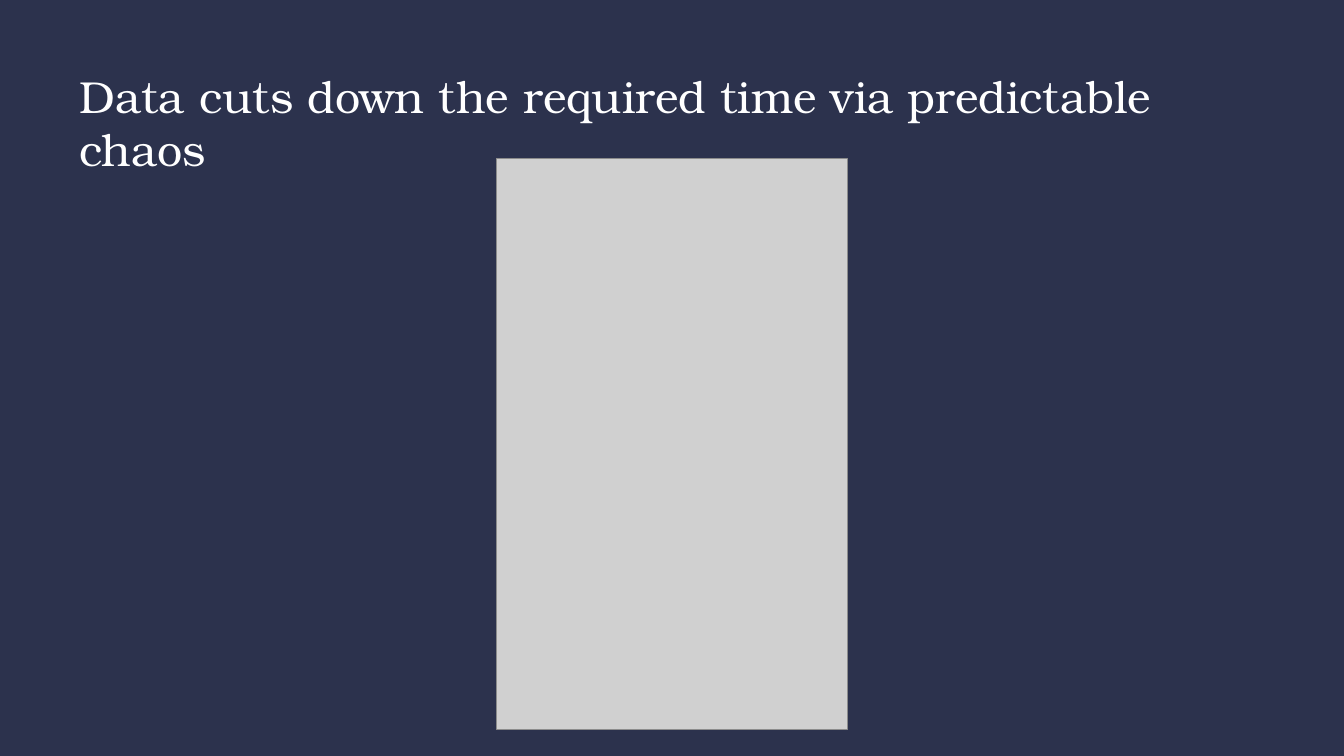
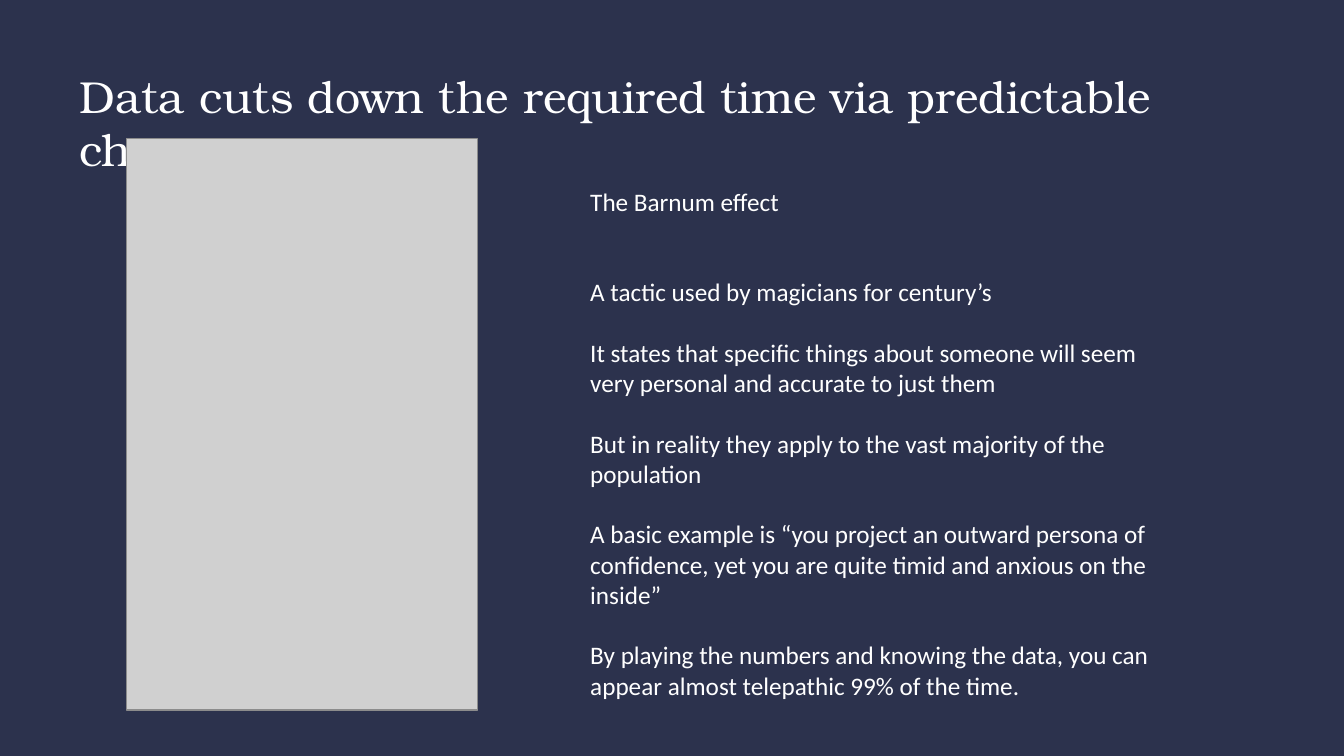
Before and after one commit to Arctic-64/codeclan_homework_JackTiberiusPatton, a slide deck: slide 3 of week_03/day_4/slides_data_presentation.pptx. Drawn at 1344x756 pixels with LibreOffice and Linux fonts; fonts in the diff are those of the drawing; grey boxes stand for pictures. Boxes give left, top, right and bottom in pixels: in the first picture for what was removed or moved away, otherwise in the second. Text is boxed around its words. In the diff, an @@ line names an element or a change of style, - is before the commit and + after.

```diff
--- a/week_03/day_4/slides_data_presentation.pptx
+++ b/week_03/day_4/slides_data_presentation.pptx
@@ picture moved from (x1=497, y1=158, x2=848, y2=730) to (x1=127, y1=139, x2=478, y2=711) @@
@@ text added at (x1=590, y1=193, x2=1148, y2=699), 18 pt, text #FFFFFF @@
+The Barnum effect
+A tactic used by magicians for century’s
+It states that specific things about someone will seem very personal and accurate to just them
+But in reality they apply to the vast majority of the population
+A basic example is “you project an outward persona of confidence, yet you are quite timid and anxious on the inside”
+By playing the numbers and knowing the data, you can appear almost telepathic 99% of the time.
```
Also in this commit, not shown: 5 other slides changed.
